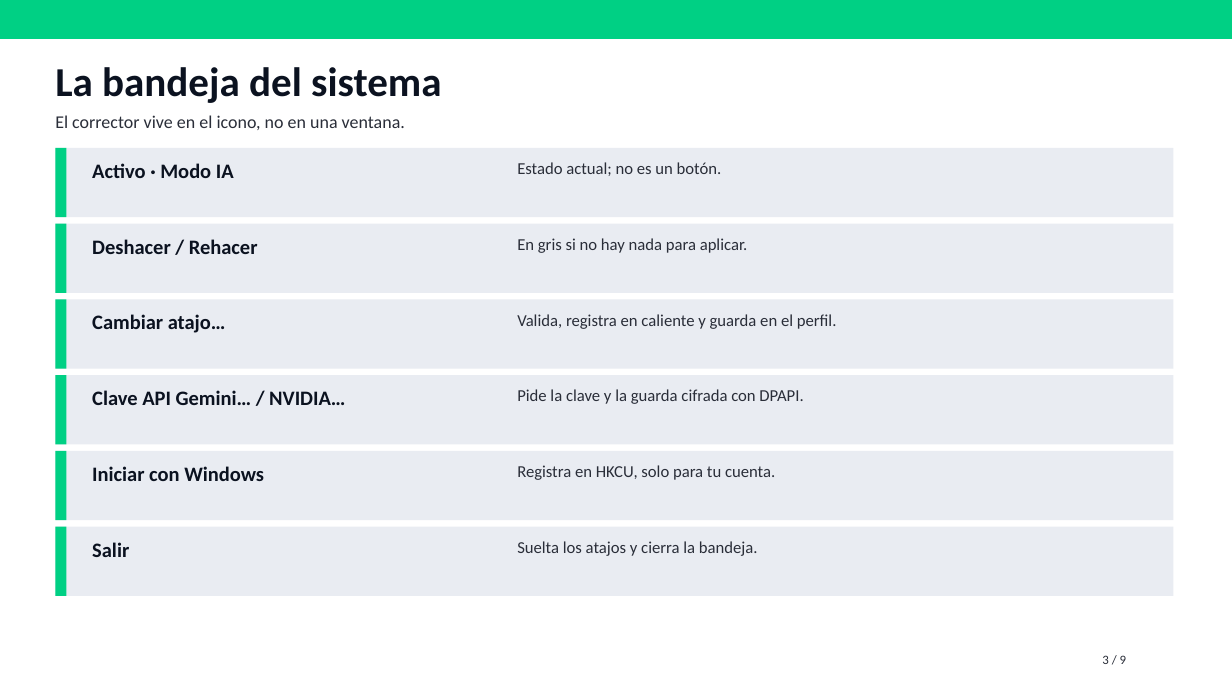
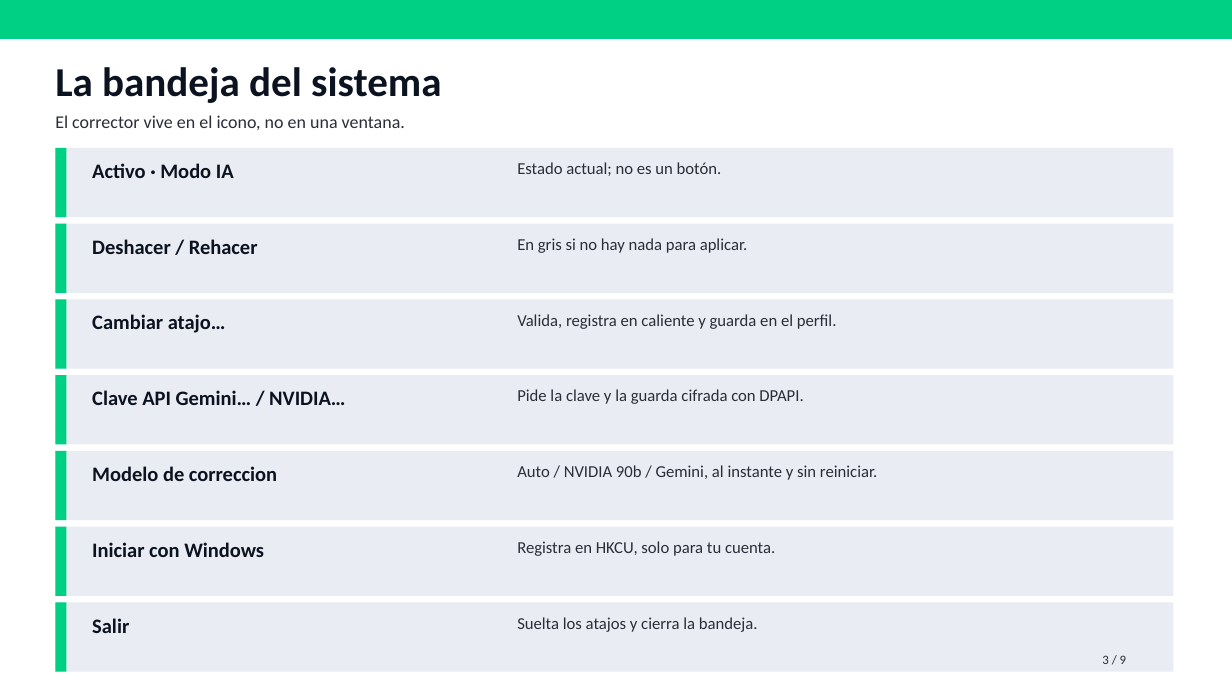
Before and after one commit to carloscus/g360-textofix, a slide deck: slide 4 of docs/manual-g360-textofix.pptx. Drawn at 1232x693 pixels with LibreOffice and Linux fonts; fonts in the diff are those of the drawing. Boxes give left, top, right and bottom in pixels: in the first picture for what was removed or moved away, otherwise in the second. Text is boxed around its words. In the diff, an @@ line names an element or a change of style, - is before the commit and + after.

```diff
--- a/docs/manual-g360-textofix.pptx
+++ b/docs/manual-g360-textofix.pptx
@@ text added at [92,466,277,481], 16 pt, text #0B1220, bold @@
+Modelo de correccion
@@ text added at [517,465,877,480], 13 pt, text #2A2E39 @@
+Auto / NVIDIA 90b / Gemini, al instante y sin reiniciar.
@@ rectangle added at [55,603,1174,672], fill #E9ECF2 @@
@@ rectangle added at [55,603,67,672], fill #00D084 @@
@@ 4 texts: place and size @@
-4 texts at [92,465,775,557]
+4 texts at [92,541,775,633]
```
Also in this commit, not shown: 7 other files.
